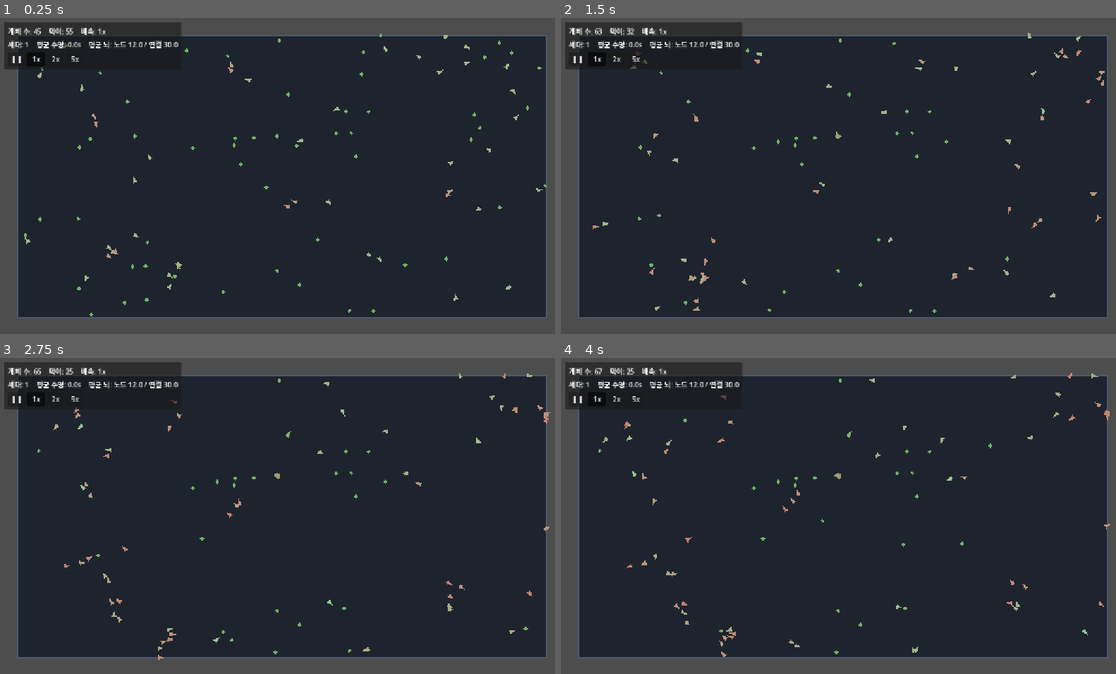
Above: before the commit, frames 1-4 (two rows, left to right).
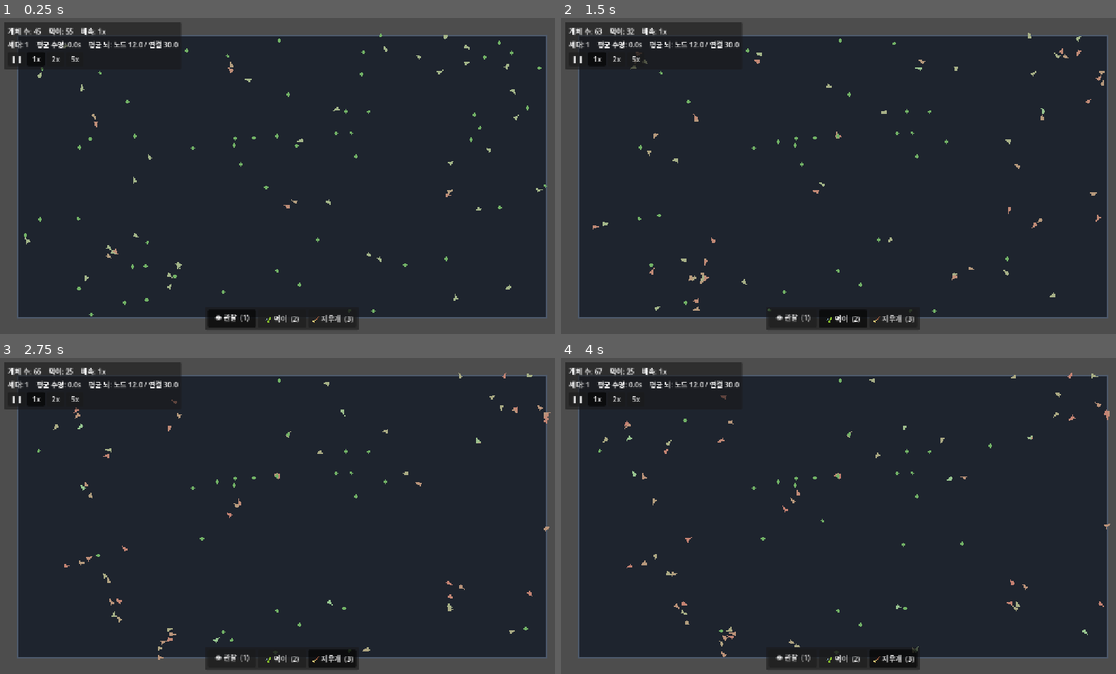
Above: after the commit, the same moments.

Repository: MoriochoRadio/mindlings
Game: Godot game, scene res://scenes/Main.tscn
Two runs of this game, one before a commit and one after it. Both use one fixed random seed, a clock stepped at 60 frames per second and the inputs below.
Inputs (mouse positions are in pixels of both pictures, inside the frame that each line leads up to):
- Up to frame 1 (0.25 s): no input
- Up to frame 2 (1.5 s): click (794, 318) at 0.5 s, where only the run after the commit has a clickable "👁 관찰 (1)"; click (844, 318) at 1.25 s, where only the run after the commit has a clickable "🍃 먹이 (2)"
- Up to frame 3 (2.75 s): click (333, 658) at 2 s, where only the run after the commit has a clickable "🧹 지우개 (3)"
- Up to frame 4 (4 s): click "❚❚" at 2.75 s; click "1x" at 3.5 s

The runs differ from the first frame. In frame 1, 1.3% of the frame differs, in the area x 36-65%, y 92-99%; in frame 2, 1.3%, in the area x 36-65%, y 91-99%; in frame 3, 1.3%; in frame 4, 1.3%.

Commit message:
M4-1: 신의 첫 도구 — 먹이 권능 (+보조 지우개)
기둥 ①능동 간섭의 첫 도구. ROADMAP/FUN_DESIGN '하나씩 추가' 원칙대로
M4의 먹이 권능만 먼저 넣고 검증한다(포식자·재해·지형은 후속).

손맛(FUN_DESIGN ①): 누르면 즉시 먹이가 생기고 DropEffect 고리가 퍼진다.
근처 개체는 기존 센서로 그 자리를 바로 감지해 모여든다 — 0.5초 안 체감.
캐주얼 우선(LEGIBILITY 2장): 큰 클릭 영역, 쿨다운·자원 없음, 단축키 1·2·3.

- scripts/GodTools.gd (신규): 월드 포인터 입력의 단일 권한자(World 자식).
  활성 도구에 따라 클릭/드래그 해석 — 관찰/먹이 뿌리기/지우개. 드래그로 칠하기,
  우클릭=어디서든 보조 지우개.
- scripts/Toolbar.gd + scenes/Toolbar.tscn (신규): 하단 중앙 아이콘 툴바.
  현재 도구의 진실의 원천, GodTools에 통지. HUD/뇌패널/토스트와 안 겹침.
- scripts/DropEffect.gd (신규): time_scale 무관 실시간 파동 이펙트(배속·일시정지에서도).
- scripts/World.gd: spawn_food_at / remove_food_near 추가, 안전 상한 export.
  좌클릭 선택을 _unhandled_input에서 공개 메서드 select_creature_at로 분리(입력 라우팅은 GodTools).
- scenes/World.tscn: GodTools 노드 추가 / scenes/Main.tscn: Toolbar 인스턴스 추가.

Co-Authored-By: Claude Opus 4.8 (1M context) <noreply@anthropic.com>

Diff:
--- a/scenes/Main.tscn
+++ b/scenes/Main.tscn
@@ -1,10 +1,11 @@
-[gd_scene load_steps=6 format=3 uid="uid://b8mindlings0main"]
+[gd_scene load_steps=7 format=3 uid="uid://b8mindlings0main"]
 
 [ext_resource type="Script" path="res://scripts/Main.gd" id="1_main"]
 [ext_resource type="PackedScene" path="res://scenes/World.tscn" id="2_world"]
 [ext_resource type="PackedScene" path="res://scenes/HUD.tscn" id="3_hud"]
 [ext_resource type="PackedScene" path="res://scenes/BrainPanel.tscn" id="4_brain"]
 [ext_resource type="PackedScene" path="res://scenes/Toast.tscn" id="5_toast"]
+[ext_resource type="PackedScene" path="res://scenes/Toolbar.tscn" id="6_toolbar"]
 
 [node name="Main" type="Node2D"]
 script = ExtResource("1_main")
@@ -18,3 +19,5 @@
 [node name="BrainPanel" parent="UI" instance=ExtResource("4_brain")]
 
 [node name="Toast" parent="UI" instance=ExtResource("5_toast")]
+
+[node name="Toolbar" parent="UI" instance=ExtResource("6_toolbar")]
--- /dev/null
+++ b/scenes/Toolbar.tscn
@@ -0,0 +1,13 @@
+[gd_scene load_steps=2 format=3 uid="uid://c6mindlingstoolbar"]
+
+[ext_resource type="Script" path="res://scripts/Toolbar.gd" id="1_toolbar"]
+
+[node name="Toolbar" type="Control"]
+layout_mode = 3
+anchors_preset = 15
+anchor_right = 1.0
+anchor_bottom = 1.0
+grow_horizontal = 2
+grow_vertical = 2
+mouse_filter = 2
+script = ExtResource("1_toolbar")
--- a/scenes/World.tscn
+++ b/scenes/World.tscn
@@ -1,8 +1,9 @@
-[gd_scene load_steps=4 format=3 uid="uid://c3mindlingsworld"]
+[gd_scene load_steps=5 format=3 uid="uid://c3mindlingsworld"]
 
 [ext_resource type="Script" path="res://scripts/World.gd" id="1_world"]
 [ext_resource type="PackedScene" path="res://scenes/Creature.tscn" id="2_creature"]
 [ext_resource type="PackedScene" path="res://scenes/Food.tscn" id="3_food"]
+[ext_resource type="Script" path="res://scripts/GodTools.gd" id="4_godtools"]
 
 [node name="World" type="Node2D"]
 position = Vector2(40, 40)
@@ -16,3 +17,6 @@
 
 [node name="FoodTimer" type="Timer" parent="."]
 autostart = true
+
+[node name="GodTools" type="Node2D" parent="."]
+script = ExtResource("4_godtools")
--- /dev/null
+++ b/scripts/DropEffect.gd
@@ -0,0 +1,33 @@
+extends Node2D
+class_name DropEffect
+## 신의 도구가 작동했음을 0.5초 안에 체감시키는 짧은 파동 이펙트(FUN_DESIGN 2장 ①손맛).
+## 클릭한 자리에서 고리가 퍼지며 사라진다. 한 번 쓰고 스스로 사라진다(자기 정리).
+##
+## 페이드는 Engine.time_scale에 영향받지 않도록 실시간(wall-clock)으로 구동한다.
+## (배속 5x로 빨리 돌릴 때도, 일시정지 상태에서 먹이를 뿌려도 손맛이 보여야 한다 — Toast.gd와 동일 원칙.)
+
+const _LIFE: float = 0.4  # 고리가 퍼졌다 사라지는 총 시간(초, 실시간).
+
+var _radius: float = 40.0
+var _color: Color = Color(0.55, 0.85, 0.6)
+var _start_ms: int = 0
+
+## GodTools가 스폰 직후 호출. 퍼질 최대 반경과 색을 정한다.
+func setup(radius: float, color: Color) -> void:
+	_radius = radius
+	_color = color
+
+func _ready() -> void:
+	_start_ms = Time.get_ticks_msec()
+
+func _process(_delta: float) -> void:
+	if (Time.get_ticks_msec() - _start_ms) / 1000.0 >= _LIFE:
+		queue_free()
+		return
+	queue_redraw()
+
+func _draw() -> void:
+	var k: float = clampf((Time.get_ticks_msec() - _start_ms) / 1000.0 / _LIFE, 0.0, 1.0)
+	var r: float = lerpf(_radius * 0.25, _radius * 1.25, k)
+	var col: Color = Color(_color.r, _color.g, _color.b, (1.0 - k) * 0.85)
+	draw_arc(Vector2.ZERO, r, 0.0, TAU, 40, col, 3.0, true)
--- /dev/null
+++ b/scripts/GodTools.gd
@@ -0,0 +1,104 @@
+extends Node2D
+class_name GodTools
+## 신의 간섭 — 월드 포인터 입력의 단일 권한자(M4, 기둥 ①능동 간섭).
+## 활성 도구(Toolbar가 알려줌)에 따라 마우스 클릭/드래그를 해석해 실행한다.
+## World의 자식으로 두어 World 로컬 좌표·이펙트 공간을 공유한다(좌표 변환 불필요).
+##
+## 캐주얼 우선(LEGIBILITY_UX 2장): 큰 클릭 영역, 쿨다운·자원 없음, 누르면 즉시 반응.
+## 손맛(FUN_DESIGN 2장 ①): 먹이가 즉시 생기고(DropEffect) 근처 개체가 그쪽으로 모여든다.
+
+enum Tool { OBSERVE, FOOD, ERASE }
+
+@export_group("먹이 뿌리기")
+## 한 번 찍을 때 먹이가 퍼지는 반경(px). 크게 = 관대한 조작(캐주얼).
+@export var spread_radius: float = 42.0
+## 한 번의 적용(찍기/드래그 한 스텝)당 뿌리는 먹이 수.
+@export var food_per_drop: int = 4
+## 드래그로 칠할 때 이만큼 움직일 때마다 한 번 더 뿌린다(과도 스폰·뭉침 방지).
+@export var paint_step: float = 16.0
+
+@export_group("지우개")
+## 먹이를 지우는 반경(px). 뿌리기보다 넉넉하게.
+@export var erase_radius: float = 56.0
+
+const _FOOD_COLOR := Color(0.55, 0.9, 0.6)
+const _ERASE_COLOR := Color(0.95, 0.55, 0.45)
+
+var _tool: int = Tool.OBSERVE
+var _painting: bool = false      # 좌버튼으로 현재 도구를 칠하는 중
+var _erasing: bool = false       # 우버튼 보조 지우개(어떤 도구에서든)
+var _last_paint: Vector2 = Vector2.INF
+
+@onready var _world: World = get_parent() as World
+
+func _ready() -> void:
+	add_to_group("god_tools")
+
+## Toolbar가 도구를 바꿀 때 호출(call_group). 도구는 Toolbar가 진실의 원천.
+func set_tool(tool_id: int) -> void:
+	_tool = tool_id
+
+func _unhandled_input(event: InputEvent) -> void:
+	# 마우스가 HUD/툴바 위에 있으면 GUI가 먼저 먹으므로 여기로 오지 않는다(겹침 안전).
+	if event is InputEventMouseButton:
+		if event.button_index == MOUSE_BUTTON_LEFT:
+			if event.pressed:
+				_painting = true
+				_last_paint = Vector2.INF
+				_apply(_tool, _mouse())
+			else:
+				_painting = false
+		elif event.button_index == MOUSE_BUTTON_RIGHT:
+			# 우클릭/드래그 = 보조 지우개. 어떤 도구를 들고 있어도 빠르게 정리할 수 있다.
+			if event.pressed:
+				_erasing = true
+				_apply(Tool.ERASE, _mouse())
+			else:
+				_erasing = false
+	elif event is InputEventMouseMotion:
+		var m: Vector2 = _mouse()
+		if _erasing:
+			_apply(Tool.ERASE, m)
+		elif _painting and _tool != Tool.OBSERVE and m.distance_to(_last_paint) >= paint_step:
+			_apply(_tool, m)
+
+func _apply(tool_id: int, pos: Vector2) -> void:
+	match tool_id:
+		Tool.OBSERVE:
+			# 관찰: 가장 가까운 개체를 골라 뇌 패널에 띄운다(드래그 아님, 누를 때만).
+			if _world != null:
+				_world.select_creature_at(pos)
+		Tool.FOOD:
+			_spread_food(pos)
+		Tool.ERASE:
+			_erase_food(pos)
+	_last_paint = pos
+
+func _spread_food(pos: Vector2) -> void:
+	if _world == null:
+		return
+	var any: bool = false
+	for i in food_per_drop:
+		var off := Vector2(randf_range(-1.0, 1.0), randf_range(-1.0, 1.0))
+		if off.length() > 1.0:
+			off = off.normalized()  # 원 안에 고르게
+		if _world.spawn_food_at(pos + off * spread_radius):
+			any = true
+	if any:
+		_spawn_effect(pos, spread_radius, _FOOD_COLOR)
+
+func _erase_food(pos: Vector2) -> void:
+	if _world == null:
+		return
+	if _world.remove_food_near(pos, erase_radius) > 0:
+		_spawn_effect(pos, erase_radius, _ERASE_COLOR)
+
+func _spawn_effect(pos: Vector2, radius: float, color: Color) -> void:
+	var fx := DropEffect.new()
+	fx.position = pos
+	fx.setup(radius, color)
+	add_child(fx)
+
+## World 로컬(=먹이/개체 좌표계) 기준 마우스 위치.
+func _mouse() -> Vector2:
+	return get_local_mouse_position()
--- /dev/null
+++ b/scripts/Toolbar.gd
@@ -0,0 +1,69 @@
+extends Control
+## 신의 도구 툴바(M4, 기둥 ①). 아이콘 버튼 + 숫자 단축키로 도구를 고른다.
+## 현재 도구의 '진실의 원천'이며, 고를 때 GodTools에 알려 실제 동작을 맡긴다(책임 분리).
+## 화면 하단 중앙에 둔다 — HUD(좌상), Toast(상단 중앙), 뇌 패널(좌하)과 겹치지 않게.
+##
+## 캐주얼 우선(LEGIBILITY_UX): 큰 버튼, 한눈에 읽히는 아이콘+이름, 단축키 1·2·3.
+
+## 도구 정의(GodTools.Tool 값과 1:1). label = 아이콘+이름, key = 단축키.
+const TOOLS: Array = [
+	{"id": GodTools.Tool.OBSERVE, "label": "👁 관찰", "key": KEY_1, "hint": "1"},
+	{"id": GodTools.Tool.FOOD, "label": "🍃 먹이", "key": KEY_2, "hint": "2"},
+	{"id": GodTools.Tool.ERASE, "label": "🧹 지우개", "key": KEY_3, "hint": "3"},
+]
+
+var _buttons: Array[Button] = []
+var _current: int = GodTools.Tool.OBSERVE
+
+func _ready() -> void:
+	mouse_filter = Control.MOUSE_FILTER_IGNORE  # 빈 영역은 입력을 통과(월드 클릭 방해 금지)
+	_build_ui()
+	_select(GodTools.Tool.OBSERVE)
+
+func _build_ui() -> void:
+	# 루트는 .tscn에서 전체 화면(preset 15). 패널만 하단 중앙에 띄운다.
+	var panel := PanelContainer.new()
+	# 화면 하단 중앙 앵커. grow로 콘텐츠 크기에 맞춰 가운데 정렬.
+	panel.anchor_left = 0.5
+	panel.anchor_right = 0.5
+	panel.anchor_top = 1.0
+	panel.anchor_bottom = 1.0
+	panel.grow_horizontal = Control.GROW_DIRECTION_BOTH
+	panel.grow_vertical = Control.GROW_DIRECTION_BEGIN
+	panel.offset_bottom = -12.0
+	add_child(panel)
+
+	var margin := MarginContainer.new()
+	for side in ["left", "right", "top", "bottom"]:
+		margin.add_theme_constant_override("margin_" + side, 6)
+	panel.add_child(margin)
+
+	var hbox := HBoxContainer.new()
+	hbox.add_theme_constant_override("separation", 6)
+	margin.add_child(hbox)
+
+	for entry in TOOLS:
+		var b := Button.new()
+		b.text = "%s  (%s)" % [entry["label"], entry["hint"]]
+		b.toggle_mode = true
+		b.focus_mode = Control.FOCUS_NONE  # 클릭 후 스페이스 등으로 재발동되지 않게
+		b.custom_minimum_size = Vector2(108, 40)  # 큰 클릭 영역(캐주얼)
+		b.add_theme_font_size_override("font_size", 16)
+		b.pressed.connect(_select.bind(entry["id"]))
+		hbox.add_child(b)
+		_buttons.append(b)
+
+func _unhandled_key_input(event: InputEvent) -> void:
+	if not (event is InputEventKey) or not event.pressed or event.echo:
+		return
+	for entry in TOOLS:
+		if event.keycode == entry["key"]:
+			_select(entry["id"])
+			get_viewport().set_input_as_handled()
+			return
+
+func _select(tool_id: int) -> void:
+	_current = tool_id
+	for i in _buttons.size():
+		_buttons[i].button_pressed = (TOOLS[i]["id"] == tool_id)
+	get_tree().call_group("god_tools", "set_tool", tool_id)
--- a/scripts/World.gd
+++ b/scripts/World.gd
@@ -24,8 +24,11 @@
 @export var food_spawn_interval: float = 1.0
 ## 한 번에 스폰하는 먹이 수.
 @export var food_per_spawn: int = 6
-## 맵 위 먹이 수 상한.
+## 맵 위 먹이 수 상한(자동 스폰 타이머용).
 @export var max_food: int = 150
+## 플레이어 도구로 놓는 먹이의 절대 안전 상한(프레임 보호용). 자동 스폰과 별개로
+## 손맛을 위해 넉넉히 둔다(쿨다운·자원 부담 없음 — FUN_DESIGN ①).
+@export var player_food_hard_cap: int = 450
 
 @export_group("번식/진화")
 ## 이 에너지를 넘으면 번식한다(높을수록 번식 어려움 → 인구↓).
@@ -193,6 +196,24 @@
 	var f: Food = food_scene.instantiate()
 	f.position = pos
 	_food.add_child(f)
+
+## 신의 도구가 임의 위치(월드 로컬)에 먹이를 놓는다(M4 먹이 권능). 경계 안으로 보정.
+## 안전 상한에 걸리면 false. 근처 개체는 센서로 즉시 감지해 모여든다(손맛).
+func spawn_food_at(local_pos: Vector2) -> bool:
+	if food_scene == null or _food.get_child_count() >= player_food_hard_cap:
+		return false
+	_spawn_food(local_pos.clamp(_bounds.position, _bounds.end))
+	return true
+
+## 보조 모드: 주어진 위치 반경 안의 먹이를 지운다. 지운 개수를 반환.
+func remove_food_near(local_pos: Vector2, radius: float) -> int:
+	var r2: float = radius * radius
+	var removed: int = 0
+	for f in _food.get_children():
+		if local_pos.distance_squared_to(f.position) <= r2:
+			f.queue_free()
+			removed += 1
+	return removed
 
 func _random_point() -> Vector2:
 	return Vector2(
@@ -234,16 +255,14 @@
 func get_creature_nodes() -> Array:
 	return _creatures.get_children()
 
-## 좌클릭으로 가장 가까운 개체를 선택해 뇌 시각화 패널에 전달한다(빈 곳 클릭 시 해제).
-func _unhandled_input(event: InputEvent) -> void:
-	if event is InputEventMouseButton and event.pressed \
-			and event.button_index == MOUSE_BUTTON_LEFT:
-		var m: Vector2 = get_local_mouse_position()
-		var nearest: Creature = null
-		var best: float = 28.0 * 28.0
-		for c in get_creature_nodes():
-			var d2: float = m.distance_squared_to(c.position)
-			if d2 < best:
-				best = d2
-				nearest = c
-		get_tree().call_group("brain_panel", "select_creature", nearest)
+## 관찰 도구가 호출(GodTools). 주어진 위치(월드 로컬)에서 가장 가까운 개체를 선택해
+## 뇌 시각화 패널에 전달한다(근처에 없으면 선택 해제). 입력 라우팅은 GodTools가 맡는다.
+func select_creature_at(local_pos: Vector2) -> void:
+	var nearest: Creature = null
+	var best: float = 28.0 * 28.0
+	for c in get_creature_nodes():
+		var d2: float = local_pos.distance_squared_to(c.position)
+		if d2 < best:
+			best = d2
+			nearest = c
+	get_tree().call_group("brain_panel", "select_creature", nearest)
